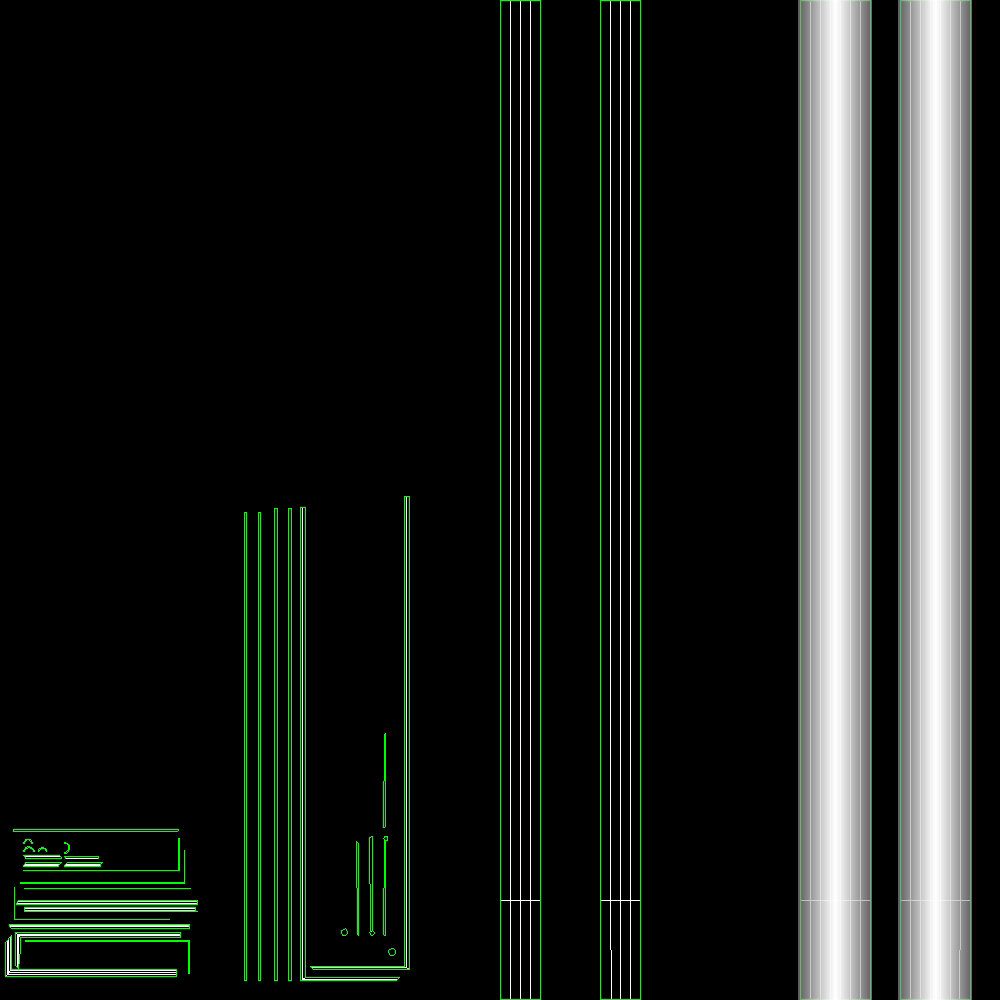
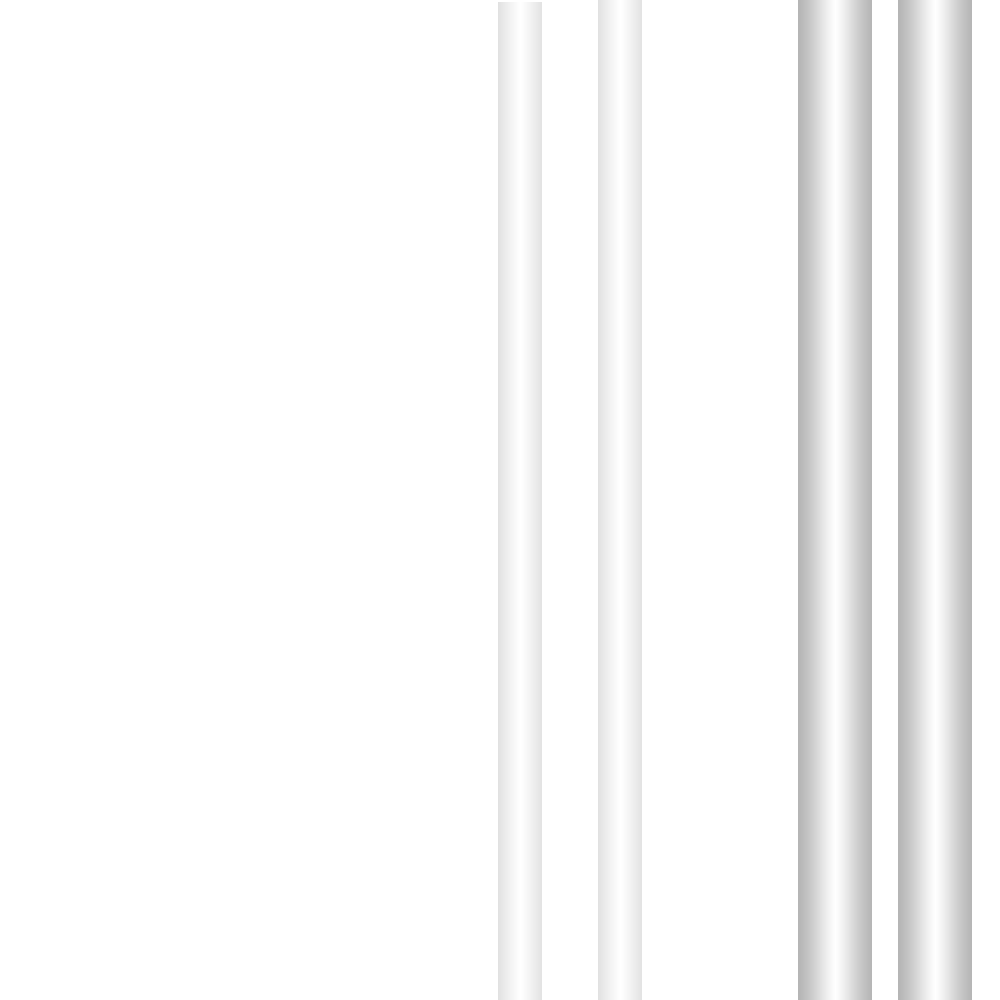
The second 1000×1000 image is a revision of the first. Changes to its layers:
hid "Слой 3", painted on it over [499, 0, 544, 1000]
added layer "Градиентная заливка 1 копия 3" above "Градиентная заливка 1 копия 2" over [498, 2, 542, 1000]
showed "Градиентная заливка 1 копия 2", painted on it over [596, 0, 642, 1000]
hid "Фон" over [0, 0, 1000, 1000]
